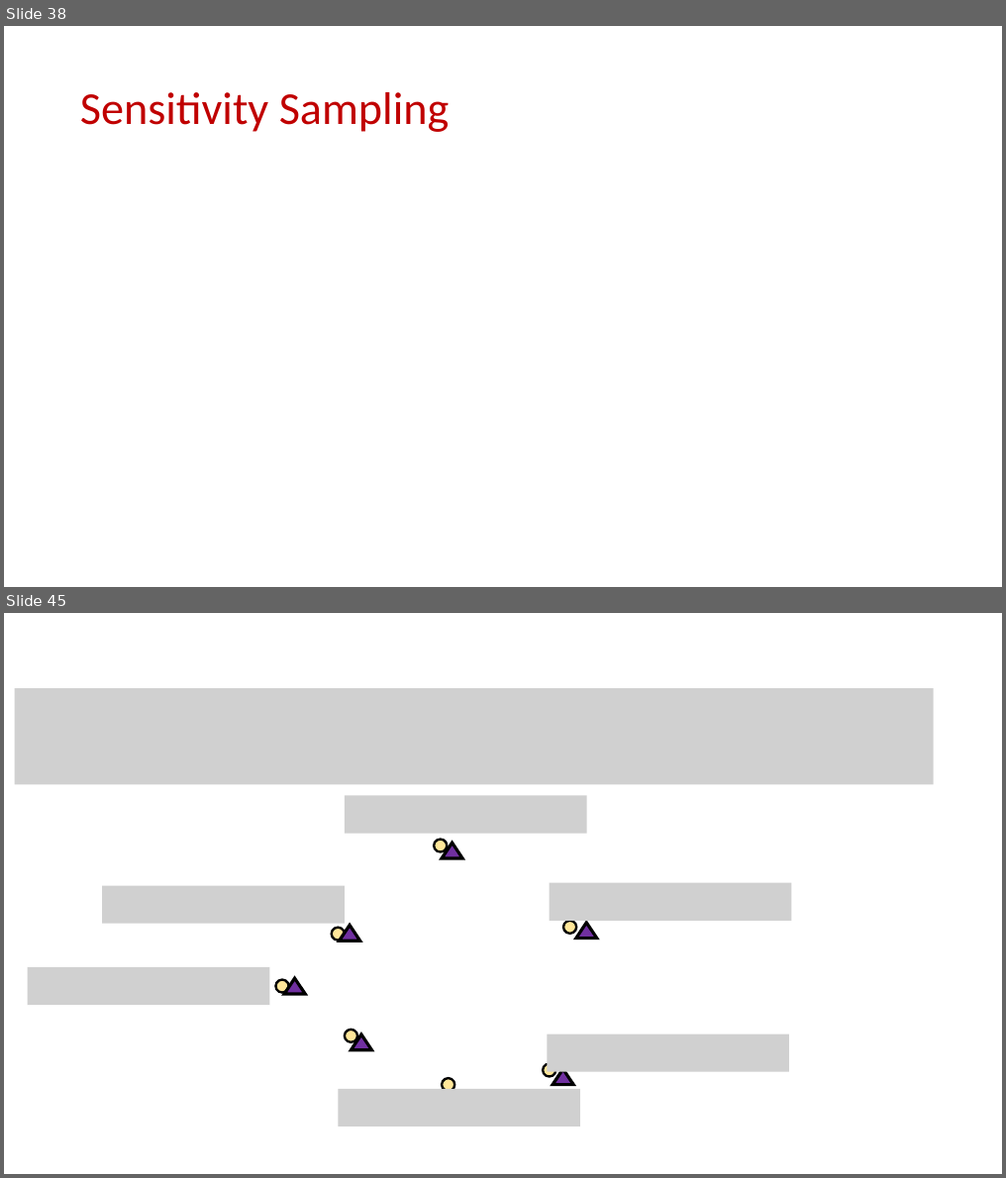
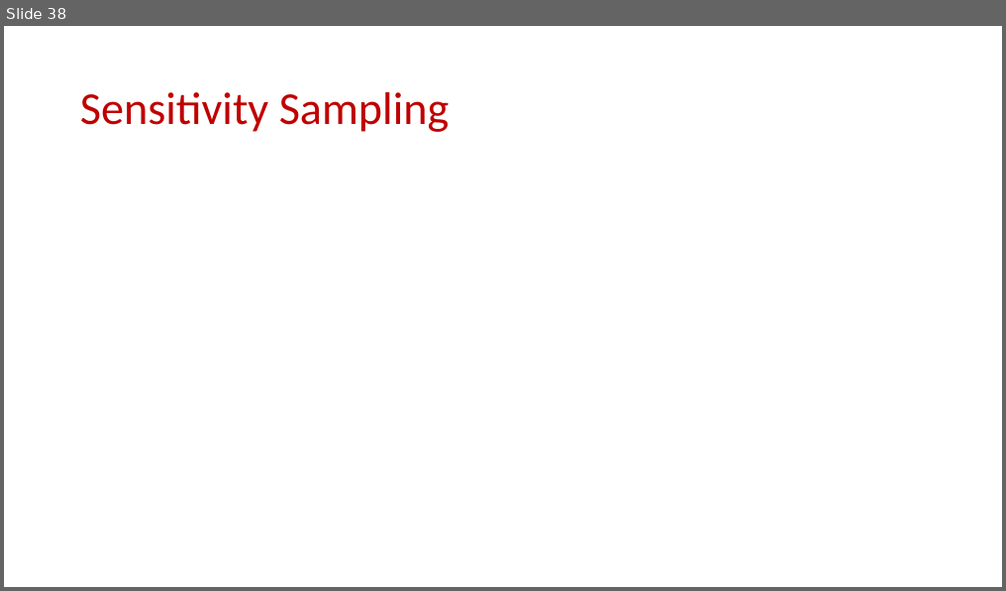
Before and after one commit to samsonzhou/samsonzhou.github.io, a slide deck: CSCE689-23/L24.pptx. Shown one above the other, each under a label of ours: slides 38 and 45 before the commit, slide 38 after it; the slides between them are not shown. The pictures are 1006x1178 and 1006x591 pixels, drawn with LibreOffice and Linux fonts; fonts in the diff are those of the drawing; grey boxes stand for pictures. Boxes give left, top, right and bottom in pixels: in the first picture for what was removed or moved away, otherwise in the second. Text is boxed around its words. In the diff, an @@ line names an element or a change of style, - is before the commit and + after.

```diff
--- a/CSCE689-23/L24.pptx
+++ b/CSCE689-23/L24.pptx
@@ slide 45 removed at (x1=4, y1=613, x2=1002, y2=1174), background #FFFFFF @@
@@ picture removed at (x1=15, y1=688, x2=933, y2=785) @@
@@ picture removed at (x1=345, y1=796, x2=587, y2=833) @@
@@ ellipse removed at (x1=434, y1=839, x2=447, y2=852) @@
@@ triangle removed at (x1=442, y1=843, x2=463, y2=859) @@
@@ picture removed at (x1=102, y1=886, x2=345, y2=924) @@
@@ picture removed at (x1=549, y1=883, x2=792, y2=921) @@
@@ ellipse removed at (x1=331, y1=928, x2=344, y2=940) @@
@@ triangle removed at (x1=340, y1=925, x2=360, y2=941) @@
@@ ellipse removed at (x1=563, y1=921, x2=576, y2=934) @@
@@ triangle removed at (x1=576, y1=923, x2=597, y2=939) @@
@@ picture removed at (x1=27, y1=967, x2=269, y2=1005) @@
@@ ellipse removed at (x1=275, y1=980, x2=288, y2=992) @@
@@ triangle removed at (x1=284, y1=978, x2=305, y2=994) @@
@@ ellipse removed at (x1=345, y1=1030, x2=357, y2=1043) @@
@@ triangle removed at (x1=351, y1=1035, x2=372, y2=1051) @@
@@ picture removed at (x1=547, y1=1035, x2=789, y2=1072) @@
@@ ellipse removed at (x1=442, y1=1078, x2=454, y2=1091) @@
@@ ellipse removed at (x1=543, y1=1064, x2=555, y2=1077) @@
@@ triangle removed at (x1=552, y1=1069, x2=573, y2=1085) @@
@@ picture removed at (x1=338, y1=1089, x2=580, y2=1127) @@
```
Also in this commit, not shown: 36 other slides removed, 3 other files.
